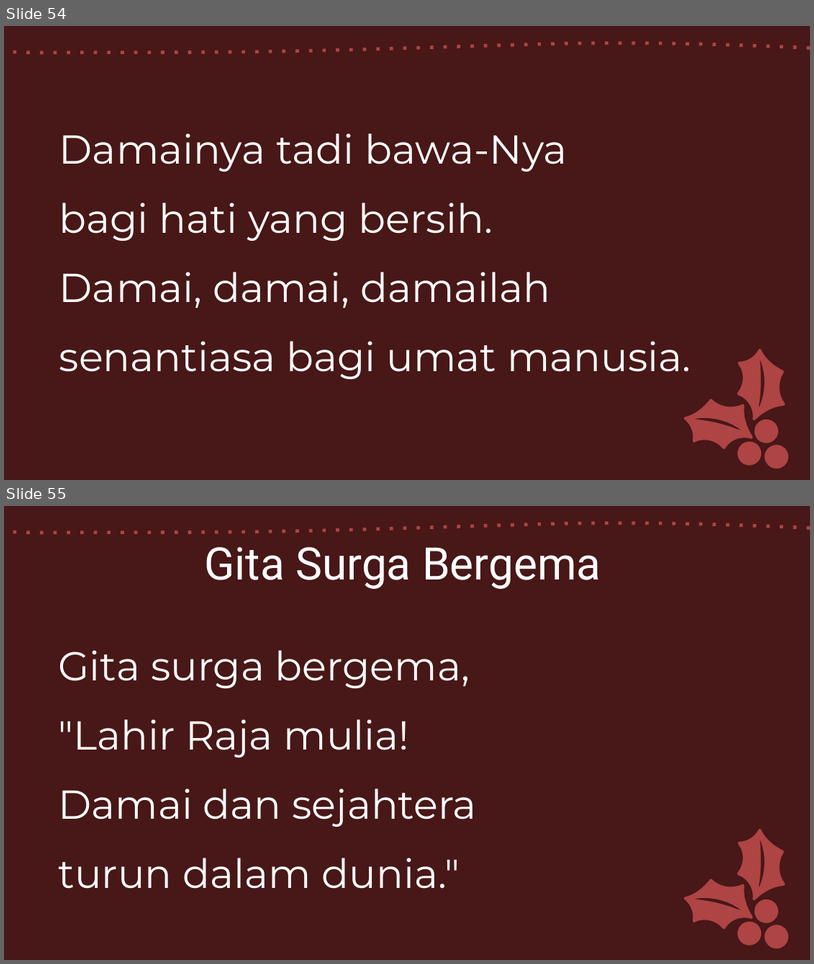
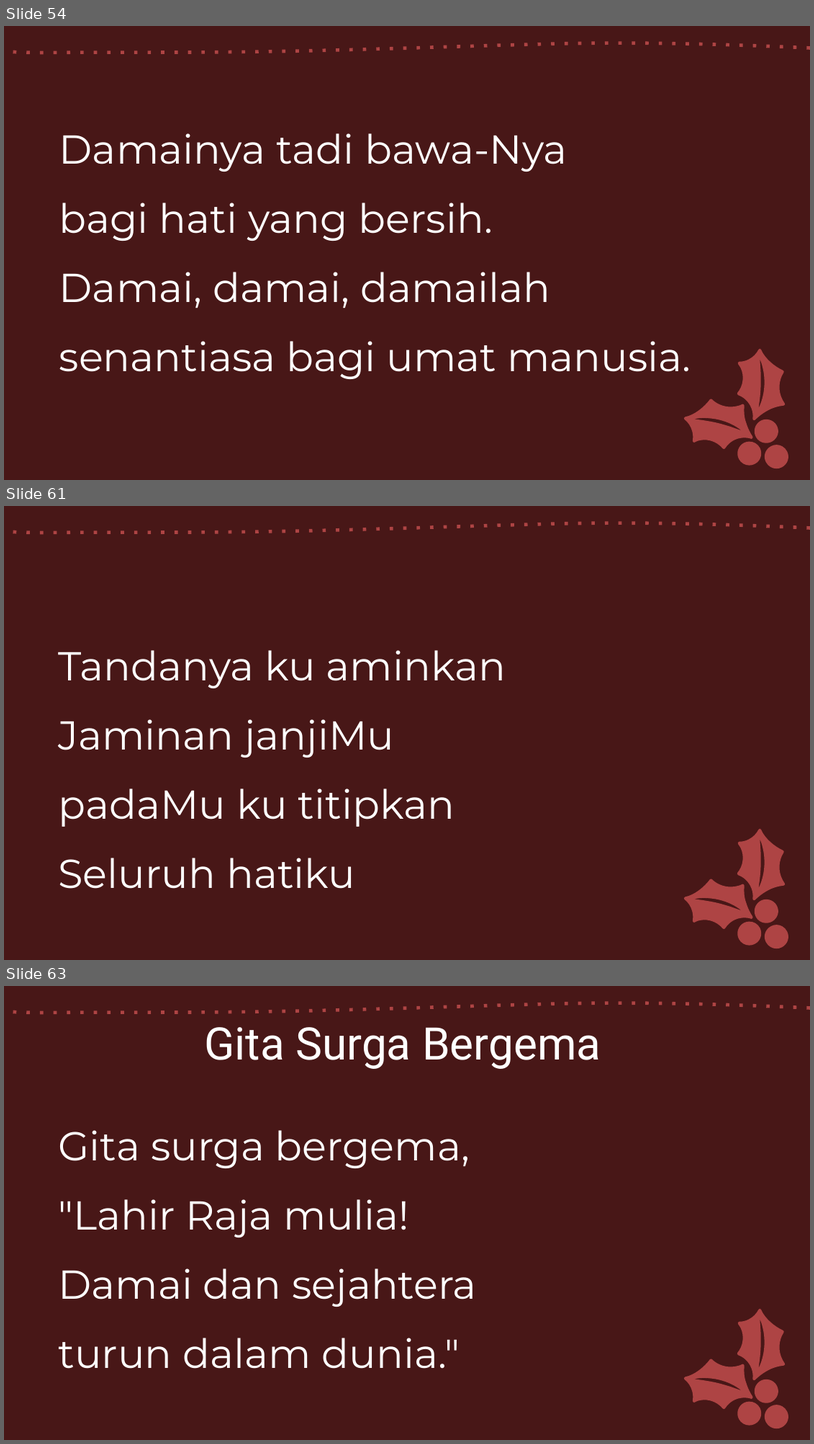
Before and after one commit to laurensius/Slide_Misa_KRC, a slide deck: 2020 12 tanggal 24 - 25/Misa hari raya natal jam 09.00 WIB - Indo - Proses.pptx. Shown one above the other, each under a label of ours: slides 54 and 55 before the commit, slides 54, 61 and 63 after it; the slides between them are not shown. The pictures are 814x964 and 814x1444 pixels, drawn with LibreOffice and Linux fonts; fonts in the diff are those of the drawing. Boxes give left, top, right and bottom in pixels: in the first picture for what was removed or moved away, otherwise in the second. Text is boxed around its words. In the diff, an @@ line names an element or a change of style, - is before the commit and + after.

```diff
--- a/2020 12 tanggal 24 - 25/Misa hari raya natal jam 09.00 WIB - Indo - Proses.pptx
+++ b/2020 12 tanggal 24 - 25/Misa hari raya natal jam 09.00 WIB - Indo - Proses.pptx
@@ slide 61 added at [4, 506, 810, 960], background #481818; not listed: 6 template elements that a slide beside it also shows @@
@@ text added at [58, 650, 506, 888], 36 pt, text #FFFFFF @@
+Tandanya ku aminkan
+Jaminan janjiMu
+padaMu ku titipkan
+Seluruh hatiku
@@ what was slide 55 is now slide 63 @@
```
Also in this commit, not shown: 7 other slides added, 7 other files.
